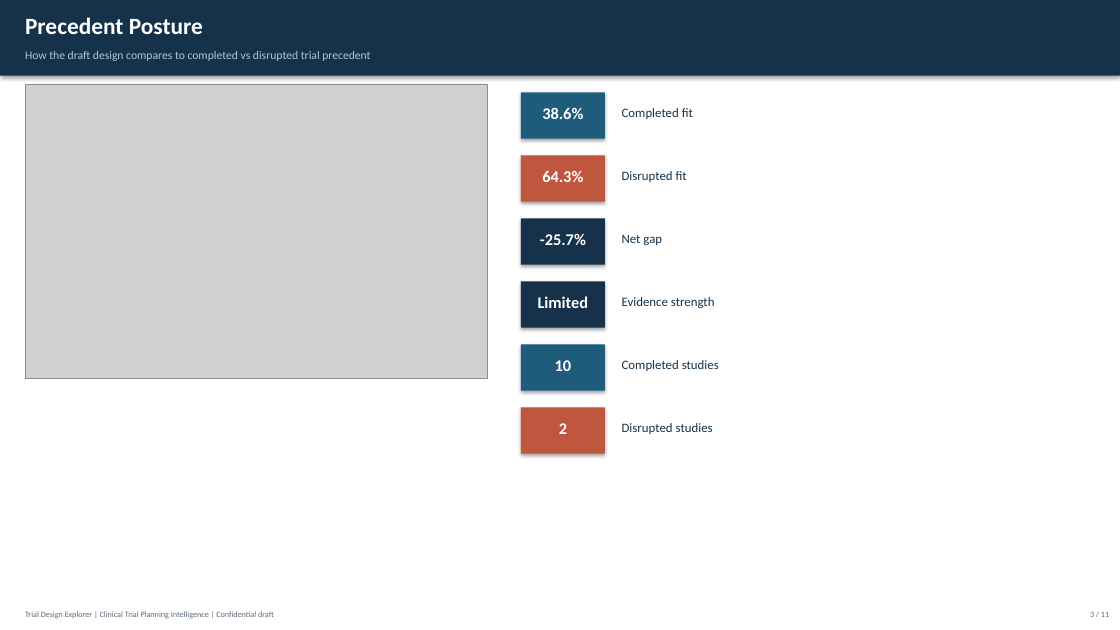
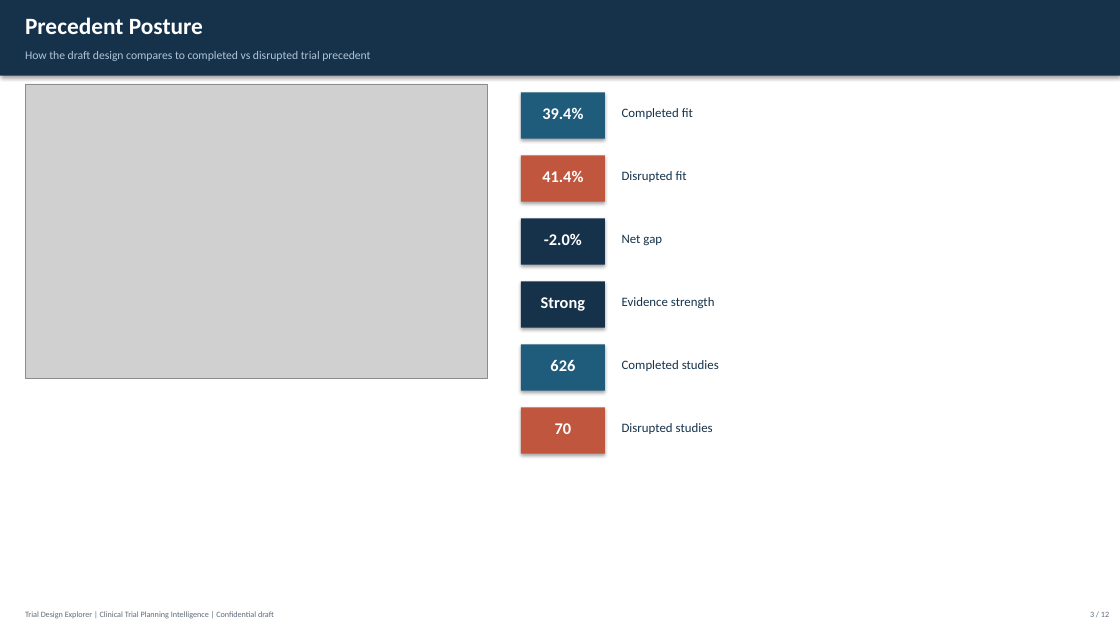
Before and after one commit to Franosei/Trial-Design-Explorer, a slide deck: slide 3 of trial_protocol_slides.pptx. Drawn at 1120x630 pixels with LibreOffice and Linux fonts; fonts in the diff are those of the drawing; grey boxes stand for pictures. Boxes give left, top, right and bottom in pixels: in the first picture for what was removed or moved away, otherwise in the second. Text is boxed around its words. In the diff, an @@ line names an element or a change of style, - is before the commit and + after.

```diff
--- a/trial_protocol_slides.pptx
+++ b/trial_protocol_slides.pptx
@@ text at box(542, 107, 583, 119): text changed @@
-38.6%
+39.4%
@@ text at box(542, 170, 583, 182): text changed @@
-64.3%
+41.4%
@@ text at box(544, 233, 582, 245): text changed @@
--25.7%
+-2.0%
@@ text at box(541, 297, 585, 311): text changed @@
-Limited
+Strong
@@ text at box(550, 360, 575, 371): text changed @@
-10
+626
@@ text at box(555, 423, 572, 434): text changed @@
-2
+70
```
Also in this commit, not shown: 10 other slides changed, 1 slide added, 13 other files.
